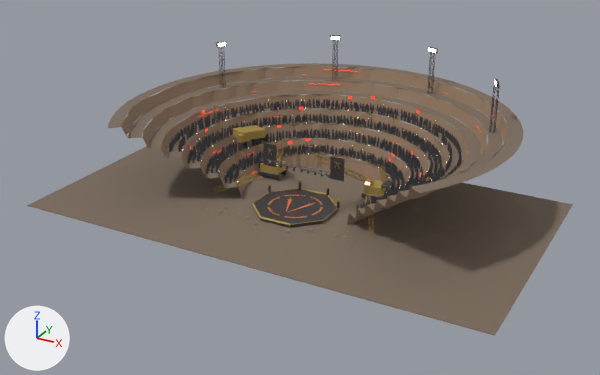
The glTF model assets/arenas/ascendant/ascendant_arena.glb: old version first, new version second.
Rendered twice from a 50 mm lens placed at (68.7, -123.1, 65.7), pointed at (-1.9, 5.3, 1.5). The lights are fixed; the arrows at lower left show +X, +Y and +Z. The first picture is the older version. Vertices at exactly the same position are counted once.

The older version as bpy lines, for what is in view:
```python
mat_pit_rock = principled_material('PIT_Rock')
mat_pit_rock.base_color = (0.3, 0.2, 0.13)  # brown #957c65
mat_pit_rock.roughness = 0.92
me_thepit = bpy.data.meshes.new('ThePit')
me_thepit.from_pydata(...)  # 36066 vertices, 49922 faces; spans x -45.0..45.0, y -23.0..45.3, z -0.7..23.1
# faces by material slot: [2196, 1020, 5048, 4260, 234, 1900, 1784, 33480]
me_thepit.materials.append(mat_pit_rock)  # brown #957c65
me_thepit.materials.append(mat_pit_gravel)  # brown #7c6c5d
me_thepit.materials.append(mat_pit_dark)  # dark grey #4d4b4b
me_thepit.materials.append(mat_pit_paint)  # yellow #ad934b
me_thepit.materials.append(mat_pit_gold)  # beige #e1bc76
me_thepit.materials.append(mat_pit_vein)  # dark red #7c0000, glowing red #ff3f27
me_thepit.materials.append(mat_pit_lamp)  # white #fff9ed, glowing pale yellow #fff1da
me_thepit.materials.append(mat_pit_crowd)  # dark grey #454245
ob_thepit = bpy.data.objects.new('ThePit', me_thepit)
ob_thepit.location = (0.0, 0.0, 0.0)
```
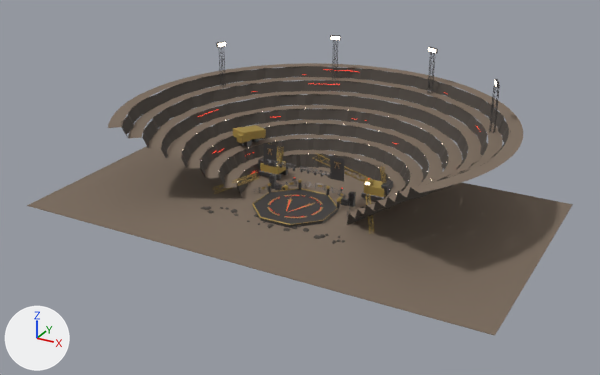
The change, as a list of edits to the scene's bpy script:
```text
Change mat_pit_rock:
    mat_pit_rock.base_color: (0.3, 0.2, 0.13) -> (0.075, 0.062, 0.052)  # brown #957c65 -> dark grey #4d4640
Add mat_pit_steel:
    mat_pit_steel = principled_material('PIT_Steel')
    mat_pit_steel.base_color = (0.12, 0.12, 0.13)  # dark grey #616165
    mat_pit_steel.metallic = 0.8
    mat_pit_steel.roughness = 0.45
Change me_thepit:
    used by ob_thepit; location = (0.0, 0.0, 0.0)
    remove me_thepit.from_pydata(...)  # 36066 vertices, 49922 faces; spans x -45.0..45.0, y -23.0..45.3, z -0.7..23.1
    add me_thepit.from_pydata(...)  # 12010 vertices, 17526 faces; spans x -45.0..45.0, y -23.0..45.3, z -0.7..23.1
    me_thepit part 1: 2392 loose pieces with 25928 vertices, spanning x -27.4..27.4, y -9.4..34.9, z -0.7..12.0, are deleted
    me_thepit part 2: 1 vertex moved within x -15.3, y -8.1, z -0.3; 86 vertices removed from x -15.5..7.6, y -8.6..7.6, z -0.5..0.4; 1538 vertices added at x -15.6..13.2, y -9.2..13.1, z -0.6..2.3
    other edits to the shape of me_thepit do not show in these pictures
    remove me_thepit.materials.append(mat_pit_crowd)  # dark grey #454245
    add me_thepit.materials.append(mat_pit_steel)  # dark grey #616165
```

Location of each change, (x1, y1, x2, y2) in pixels of the pictures (600 x 375 px):
'ThePit', recoloured, reshaped (brown to dark grey): (27, 35, 573, 336) in both
part 1 of me_thepit, deleted: before (169, 96, 461, 238)
part 2 of me_thepit, built on: before (202, 188, 338, 227); after (201, 174, 356, 244)
